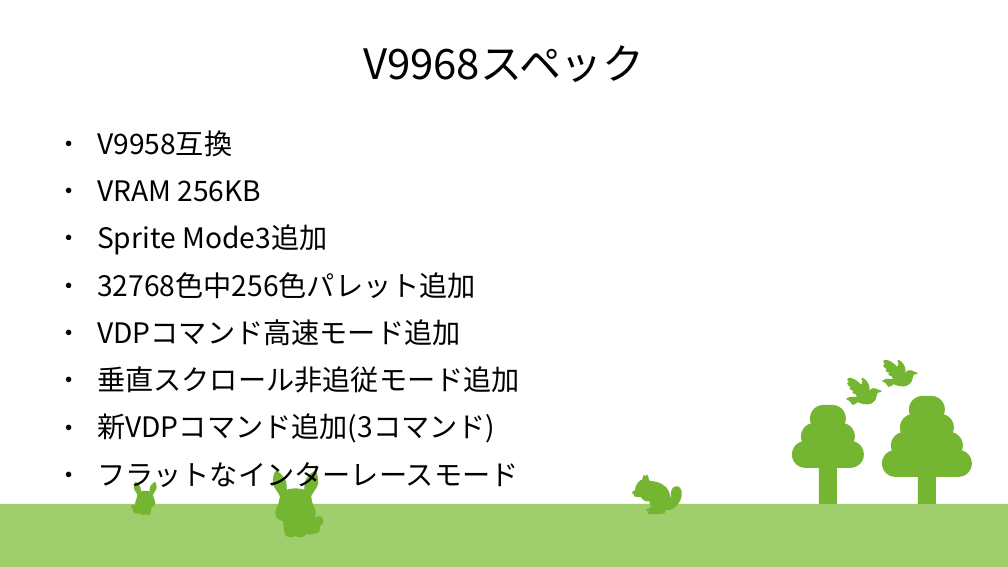
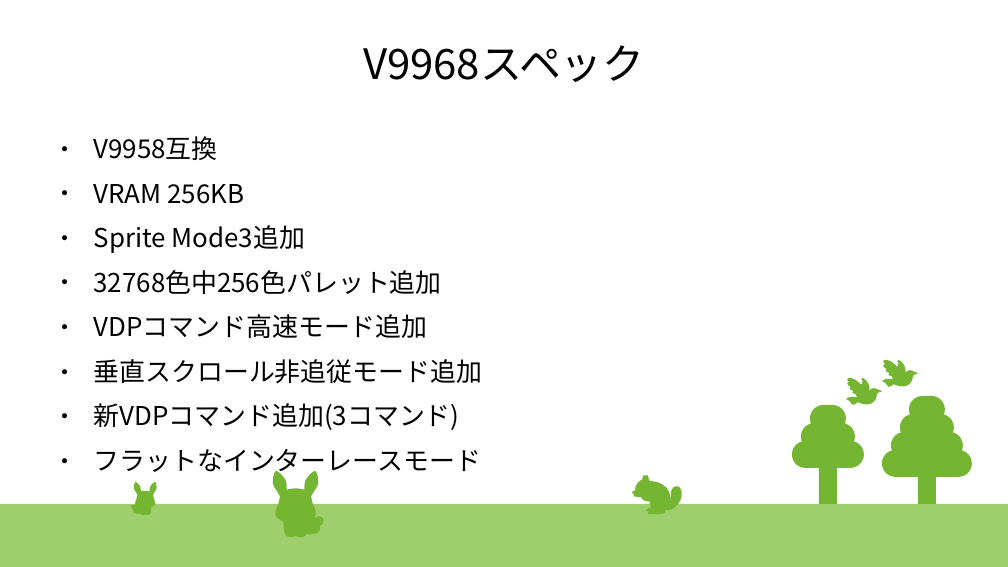
Before and after one commit to hra1129/TangCartMSX, a slide deck: slide 6 of RTL/tangnano20k_vdp_cartridge_rev2_step1/src/th9958/devcon/doc/2025_Dec_13th_v9968progress.odp (slide 3 before the commit). Drawn at 1008x567 pixels with LibreOffice and Linux fonts; fonts in the diff are those of the drawing. Boxes give left, top, right and bottom in pixels: in the first picture for what was removed or moved away, otherwise in the second. Text is boxed around its words. In the diff, an @@ line names an element or a change of style, - is before the commit and + after.

```diff
--- a/RTL/tangnano20k_vdp_cartridge_rev2_step1/src/th9958/devcon/doc/2025_Dec_13th_v9968progress.odp
+++ b/RTL/tangnano20k_vdp_cartridge_rev2_step1/src/th9958/devcon/doc/2025_Dec_13th_v9968progress.odp
@@ text "V9958互換" at (94,136,483,477): size 22.2 to 20.4 pt @@
```
Also in this commit, not shown: 10 other slides changed, 4 slides added, 3 other files.
